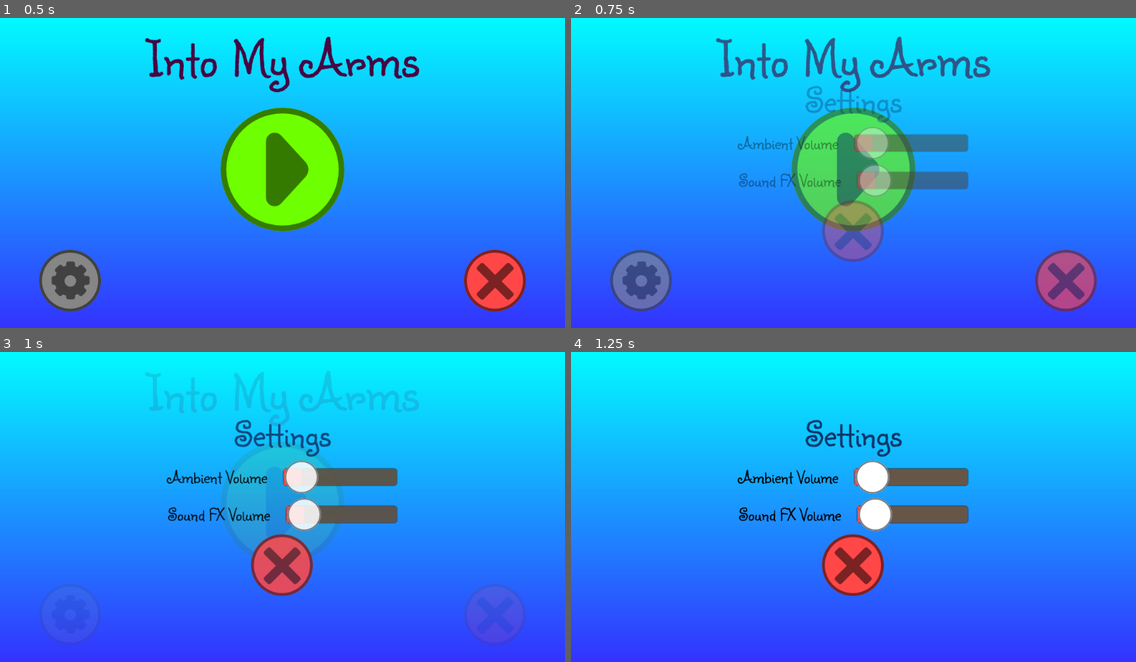
Above: before the commit, frames 1-4 (two rows, left to right).
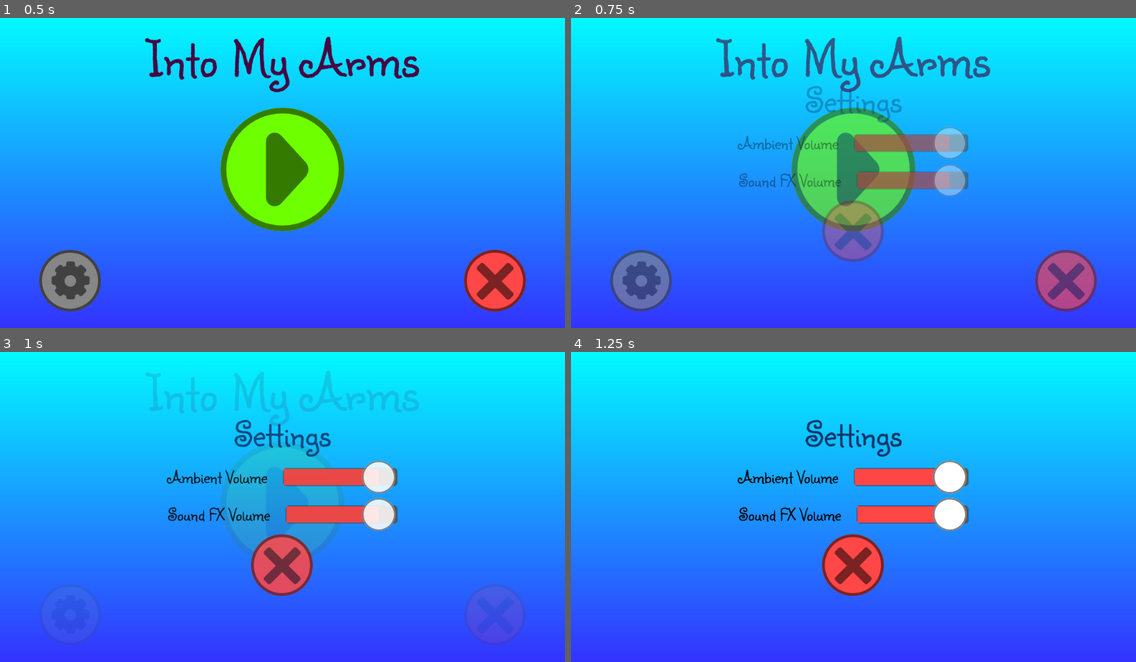
Above: after the commit, the same moments.

Repository: Pandaqi/Into-My-Arms
Game: Godot game, scene res://MainMenu.tscn
The game is run twice, just before and just after one commit, with the same random seed, the same clock (stepped at 60 frames per second) and the same inputs.
Inputs (mouse positions are in pixels of both pictures, inside the frame that each line leads up to):
- Up to frame 1 (0.5 s): no input
- Up to frame 2 (0.75 s): click (638, 281) at 0.5 s
- Up to frame 3 (1 s): no input
- Up to frame 4 (1.25 s): no input

Frame 1 is identical in both runs. In frame 2, 2.8% of the frame differs, in the area x 50-70%, y 35-58%; in frame 3, 2.9%; in frame 4, 2.9%.

Commit message:
Background music, settings saving, two new levels
Created a background track (that's about 12 minutes long, and should loop nicely). Wav is too big to upload to GitHub though, so might have to do something about that.

With that, I could test saving settings such as "ambient sound volume"

I also created two new levels => for that, I needed to add the mechanism "if one player stands on the other, they move together"

With 4 basic levels, I feel it's time to add the first new mechanic: elevators. I need the height difference to make levels finishable, so this mechanic should come before "mirrors".

Diff:
--- /dev/null
+++ b/GlobalBackgroundAudio.tscn
@@ -0,0 +1,8 @@
+[gd_scene load_steps=2 format=2]
+
+[ext_resource path="res://Sound/Mixdown.wav" type="AudioStream" id=1]
+
+[node name="AudioStreamPlayer" type="AudioStreamPlayer"]
+pause_mode = 2
+stream = ExtResource( 1 )
+autoplay = true
--- a/Levels/Level2.tscn
+++ b/Levels/Level2.tscn
@@ -1,32 +1,45 @@
-[gd_scene load_steps=4 format=2]
+[gd_scene load_steps=5 format=2]
 
 [ext_resource path="res://Levels/LevelSkeleton.tscn" type="PackedScene" id=1]
 [ext_resource path="res://Player.tscn" type="PackedScene" id=2]
 [ext_resource path="res://TilesetNew.tres" type="TileSet" id=3]
+[ext_resource path="res://Fonts/BasicFont32.tres" type="DynamicFont" id=4]
 
 [node name="Node2D" index="0" instance=ExtResource( 1 )]
 cur_level = 2
 
 [node name="Level0" parent="." index="2"]
 tile_set = ExtResource( 3 )
+tile_data = PoolIntArray( 65538, 0, 0, 65540, 0, 0, 65541, 0, 0, 131075, 0, 0, 131076, 0, 0, 131077, 0, 0, 196610, 0, 0 )
 
 [node name="Level1" parent="." index="3"]
 tile_set = ExtResource( 3 )
-tile_data = PoolIntArray( 1, 0, 0, 2, 3, 0, 131073, 2, 0, 131075, 1, 0 )
-
-[node name="Player" parent="Level1" index="0" instance=ExtResource( 2 )]
-position = Vector2( 194.283, 129.096 )
+tile_data = PoolIntArray( 1, 0, 0, 3, 0, 0, 65537, 0, 0, 65538, 0, 0, 65539, 0, 0, 131073, 0, 0 )
 
 [node name="Level2" parent="." index="4"]
 tile_set = ExtResource( 3 )
-tile_data = PoolIntArray(  )
-
-[node name="Player2" parent="Level2" index="0" instance=ExtResource( 2 )]
-position = Vector2( 62.8972, 0.219681 )
-PLAYER_NUM = 1
+tile_data = PoolIntArray( -65536, 0, 0, -65534, 0, 0, 65536, 0, 0 )
 
 [node name="Level3" parent="." index="5"]
 tile_set = ExtResource( 3 )
 
+[node name="Player2" parent="Level3" index="0" instance=ExtResource( 2 )]
+position = Vector2( 61.8402, -68.4274 )
+PLAYER_NUM = 1
+
+[node name="Player" parent="Level3" index="1" instance=ExtResource( 2 )]
+position = Vector2( -63.6217, -0.913315 )
+
 [node name="EmptyTilemap" parent="." index="6"]
 tile_set = ExtResource( 3 )
+
+[node name="Instructions-Rule1" type="RichTextLabel" parent="." index="13"]
+margin_left = -415.0
+margin_top = -165.0
+margin_right = -74.0
+margin_bottom = -71.0
+custom_fonts/normal_font = ExtResource( 4 )
+text = "Sometimes, you just need a shoulder to lean on ..."
+__meta__ = {
+"_edit_use_anchors_": false
+}
--- /dev/null
+++ b/Levels/Level3.tscn
@@ -0,0 +1,43 @@
+[gd_scene load_steps=5 format=2]
+
+[ext_resource path="res://Levels/LevelSkeleton.tscn" type="PackedScene" id=1]
+[ext_resource path="res://Player.tscn" type="PackedScene" id=2]
+[ext_resource path="res://Fonts/BasicFont32.tres" type="DynamicFont" id=3]
+[ext_resource path="res://Tilemap.tscn" type="PackedScene" id=4]
+
+[node name="Node2D" index="0" instance=ExtResource( 1 )]
+cur_level = 3
+
+[node name="Level0" parent="." index="2"]
+tile_data = PoolIntArray( -65532, 0, 0, 4, 0, 0, 65539, 0, 0 )
+
+[node name="Level1" parent="." index="3"]
+tile_data = PoolIntArray( -131070, 0, 0, -65534, 0, 0, 2, 0, 0, 131074, 0, 0, 131075, 0, 0, 131076, 0, 0 )
+
+[node name="Level2" parent="." index="4"]
+position = Vector2( 0, 0 )
+tile_data = PoolIntArray( -196608, 0, 0, -196607, 0, 0, -131072, 0, 0, -65536, 0, 0, 0, 0, 0, 1, 0, 0, 2, 0, 0, 65536, 0, 0 )
+
+[node name="Level3" parent="." index="5"]
+tile_data = PoolIntArray( -65535, 0, 0 )
+
+[node name="Player" parent="Level3" index="0" instance=ExtResource( 2 )]
+position = Vector2( -64.9286, -2.62917 )
+
+[node name="Level4" parent="." index="6" instance=ExtResource( 4 )]
+tile_data = PoolIntArray( -131073, 0, 0, -196608, 0, 0, -65537, 0, 0, -131072, 0, 0 )
+
+[node name="Player2" parent="Level4" index="0" instance=ExtResource( 2 )]
+position = Vector2( -66.874, -68.0922 )
+PLAYER_NUM = 1
+
+[node name="Instructions-Rule1" type="RichTextLabel" parent="." index="14"]
+margin_left = 352.0
+margin_top = -175.0
+margin_right = 650.0
+margin_bottom = -39.0
+custom_fonts/normal_font = ExtResource( 3 )
+text = "Stay together or stay apart, what's the solution that lives in your heart?"
+__meta__ = {
+"_edit_use_anchors_": false
+}
--- /dev/null
+++ b/Levels/Level4.tscn
@@ -0,0 +1,32 @@
+[gd_scene load_steps=4 format=2]
+
+[ext_resource path="res://Levels/LevelSkeleton.tscn" type="PackedScene" id=1]
+[ext_resource path="res://Player.tscn" type="PackedScene" id=2]
+[ext_resource path="res://TilesetNew.tres" type="TileSet" id=3]
+
+[node name="Node2D" index="0" instance=ExtResource( 1 )]
+cur_level = 4
+
+[node name="Level0" parent="." index="2"]
+tile_set = ExtResource( 3 )
+
+[node name="Level1" parent="." index="3"]
+tile_set = ExtResource( 3 )
+tile_data = PoolIntArray( 1, 0, 0, 2, 3, 0, 131073, 2, 0, 131075, 1, 0 )
+
+[node name="Player" parent="Level1" index="0" instance=ExtResource( 2 )]
+position = Vector2( 194.283, 129.096 )
+
+[node name="Level2" parent="." index="4"]
+tile_set = ExtResource( 3 )
+tile_data = PoolIntArray(  )
+
+[node name="Player2" parent="Level2" index="0" instance=ExtResource( 2 )]
+position = Vector2( 62.8972, 0.219681 )
+PLAYER_NUM = 1
+
+[node name="Level3" parent="." index="5"]
+tile_set = ExtResource( 3 )
+
+[node name="EmptyTilemap" parent="." index="6"]
+tile_set = ExtResource( 3 )
--- a/Levels/LevelSkeleton.tscn
+++ b/Levels/LevelSkeleton.tscn
@@ -1,12 +1,14 @@
-[gd_scene load_steps=18 format=2]
-
-[ext_resource path="res://TilesetBLUP.tres" type="TileSet" id=1]
+[gd_scene load_steps=21 format=2]
+
+[ext_resource path="res://TilesetNew.tres" type="TileSet" id=1]
 [ext_resource path="res://Textures/game_win_heart.png" type="Texture" id=2]
 [ext_resource path="res://Shaders/BackgroundGradient.shader" type="Shader" id=3]
 [ext_resource path="res://Scripts/Camera.gd" type="Script" id=4]
 [ext_resource path="res://Fonts/BasicFont16.tres" type="DynamicFont" id=5]
 [ext_resource path="res://Scripts/Main.gd" type="Script" id=6]
 [ext_resource path="res://Animations/Heart Cutout.tres" type="Animation" id=7]
+[ext_resource path="res://Textures/light2.png" type="Texture" id=8]
+[ext_resource path="res://Tilemap.tscn" type="PackedScene" id=9]
 [ext_resource path="res://ScaleManager.tscn" type="PackedScene" id=10]
 [ext_resource path="res://Scripts/GUI.gd" type="Script" id=13]
 [ext_resource path="res://Scripts/PlayerViewDrawer.gd" type="Script" id=14]
@@ -25,6 +27,9 @@
 tonemap_mode = 2
 tonemap_exposure = 0.75
 glow_enabled = true
+
+[sub_resource type="Curve" id=5]
+_data = [ Vector2( 0.0418939, 0.0424 ), 0.0, 0.0, 0, 0, Vector2( 0.24658, 0.7728 ), 0.0629896, 0.0629896, 0, 0, Vector2( 1, 0.0424 ), -2.15879, 0.0, 0, 0 ]
 
 [sub_resource type="Shader" id=3]
 code = "shader_type canvas_item;
@@ -87,9 +92,33 @@
 [node name="WorldEnvironment" type="WorldEnvironment" parent="Background"]
 environment = SubResource( 2 )
 
+[node name="BackgroundStars" type="CPUParticles2D" parent="Background"]
+position = Vector2( 244.005, 138.571 )
+amount = 16
+texture = ExtResource( 8 )
+emission_shape = 2
+emission_rect_extents = Vector2( 256, 144 )
+spread = 180.0
+gravity = Vector2( 0, 0 )
+initial_velocity = 25.0
+initial_velocity_random = 0.8
+angular_velocity = 90.0
+angular_velocity_random = 1.0
+angle = 360.0
+angle_random = 1.0
+scale_amount = 0.1
+scale_amount_random = 0.4
+scale_amount_curve = SubResource( 5 )
+color = Color( 1, 1, 1, 0.392157 )
+hue_variation = 1.0
+hue_variation_random = 1.0
+
 [node name="ScaleManager" parent="." instance=ExtResource( 10 )]
 
-[node name="Level0" type="TileMap" parent="." groups=[
+[node name="Level0" parent="." instance=ExtResource( 9 )]
+tile_set = ExtResource( 1 )
+
+[node name="Level1" type="TileMap" parent="." groups=[
 "TileMaps",
 ]]
 mode = 1
@@ -98,18 +127,6 @@
 cell_tile_origin = 1
 cell_y_sort = true
 format = 1
-tile_data = PoolIntArray( 65538, 0, 0, 65539, 0, 0, 65540, 0, 0, 131074, 0, 0, 131075, 0, 0, 131076, 0, 0, 196610, 0, 0, 196611, 0, 0, 196612, 0, 0 )
-
-[node name="Level1" type="TileMap" parent="." groups=[
-"TileMaps",
-]]
-mode = 1
-tile_set = ExtResource( 1 )
-cell_size = Vector2( 128, 64 )
-cell_tile_origin = 1
-cell_y_sort = true
-format = 1
-tile_data = PoolIntArray( 1, 0, 0, 2, 0, 0 )
 
 [node name="Level2" type="TileMap" parent="." groups=[
 "TileMaps",
--- a/MainMenu.tscn
+++ b/MainMenu.tscn
@@ -224,7 +224,7 @@
 "_edit_use_anchors_": false
 }
 
-[node name="HSlider" type="HSlider" parent="Settings/Control/CenterContainer/VBoxContainer/AmbientSound"]
+[node name="AmbientSlider" type="HSlider" parent="Settings/Control/CenterContainer/VBoxContainer/AmbientSound"]
 margin_left = 122.0
 margin_right = 325.0
 margin_bottom = 64.0
@@ -235,6 +235,8 @@
 custom_icons/grabber = ExtResource( 8 )
 custom_styles/slider = SubResource( 2 )
 custom_styles/grabber_area = SubResource( 3 )
+min_value = -36.0
+max_value = 0.0
 __meta__ = {
 "_edit_use_anchors_": false
 }
@@ -259,7 +261,7 @@
 "_edit_use_anchors_": false
 }
 
-[node name="HSlider3" type="HSlider" parent="Settings/Control/CenterContainer/VBoxContainer/SoundFX"]
+[node name="SoundFXSlider" type="HSlider" parent="Settings/Control/CenterContainer/VBoxContainer/SoundFX"]
 margin_left = 125.0
 margin_right = 325.0
 margin_bottom = 64.0
@@ -270,6 +272,8 @@
 custom_icons/grabber = ExtResource( 8 )
 custom_styles/slider = SubResource( 2 )
 custom_styles/grabber_area = SubResource( 3 )
+min_value = -36.0
+max_value = 0.0
 __meta__ = {
 "_edit_use_anchors_": false
 }
@@ -300,5 +304,6 @@
 [connection signal="pressed" from="Play/Control/VBoxContainer/CenterContainer/Play" to="." method="_on_Play_pressed"]
 [connection signal="pressed" from="Play/Control/VBoxContainer/HBoxContainer/CenterContainer/Settings" to="." method="_on_Settings_pressed"]
 [connection signal="pressed" from="Play/Control/VBoxContainer/HBoxContainer/CenterContainer2/Quit" to="." method="_on_Quit_pressed"]
+[connection signal="value_changed" from="Settings/Control/CenterContainer/VBoxContainer/AmbientSound/AmbientSlider" to="." method="_on_AmbientSlider_value_changed"]
 [connection signal="pressed" from="Settings/Control/CenterContainer/VBoxContainer/CenterContainer/CloseSettings" to="." method="_on_CloseSettings_pressed"]
 [connection signal="tween_completed" from="Tween" to="." method="_on_Tween_tween_completed"]
--- a/Scripts/GUI.gd
+++ b/Scripts/GUI.gd
@@ -3,6 +3,10 @@
 onready var players = get_tree().get_nodes_in_group("Players")
 
 func _ready():
+	# if players are in the wrong order, switch them around
+	if players[0].PLAYER_NUM == 1:
+		players.invert()
+
 	###
 	# Here we turn certain tutorial/interface parts on/off
 	# based on the PLATFORM/OS on which the game is running
--- a/Scripts/MainMenu.gd
+++ b/Scripts/MainMenu.gd
@@ -3,7 +3,26 @@
 onready var tw = $Tween
 onready var cur_active_screen = $Play
 
+var config_file_path = "user://config.cfg"
+
 func _ready():
+	# LINK: Very good post on Godot ConfigFiles
+	#		https://godotengine.org/qa/315/saving-loading-files-there-any-build-file-parsing-can-use-how
+
+	# Load ConfigFile
+	var configFile= ConfigFile.new()
+	configFile.load(config_file_path)
+
+	# set sliders (ambient sound and sound fx)
+	var ambient_slider_val = configFile.get_value("Settings", "AmbientSlider")
+	var ambient_slider_node = $Settings/Control/CenterContainer/VBoxContainer/AmbientSound/AmbientSlider
+
+	if ambient_slider_val != null:
+		ambient_slider_node.set_value(ambient_slider_val)
+
+		# actually set audio levels based on slider
+		GlobalBackgroundAudio.volume_db = ambient_slider_val
+
 	# check if save file exists
 	# => if so, get current level from it
 	# => if not, create it
@@ -45,3 +64,16 @@
 func _on_Tween_tween_completed(object, key):
 	if key == ":modulate" and object.get_parent() != cur_active_screen:
 		object.set_visible(false)
+
+func _on_AmbientSlider_value_changed(value):
+	# get configuration file
+	var configFile = ConfigFile.new()
+
+	# Add values to file
+	configFile.set_value("Settings","AmbientSlider", value)
+
+	# actually set audio levels based on slider
+	GlobalBackgroundAudio.volume_db = value
+
+	# Save file
+	configFile.save(config_file_path)
--- a/Scripts/PauseScreen.gd
+++ b/Scripts/PauseScreen.gd
@@ -185,6 +185,9 @@
 	get_tree().reload_current_scene()
 
 func _on_Menu_pressed():
+	# (for if the player decides to play again, from the main menu)
+	Global.set_retry(false)
+
 	get_tree().paused = false
 	get_tree().change_scene("res://MainMenu.tscn")
 
--- a/Scripts/Player.gd
+++ b/Scripts/Player.gd
@@ -171,16 +171,23 @@
 
 	previous_blocking_objects.clear()
 
-	# an object can only block player view if it's at these positions (always  at CUR_HEIGHT+1
-	var block_positions = [Vector2(0,-1), Vector2(-1,0), Vector2(0,0)]
+	# an object can only block player view if it's at these positions (left, right, front, above)
+	# we just check two heights above us => most levels won't be higher than that
+	var block_positions = [Vector3(0,-1,1), Vector3(-1,0,1), Vector3(-1,-1,1), Vector3(0,0,1),
+						   Vector3(0,-1,2), Vector3(-1,0,2), Vector3(-1,-1,2), Vector3(0,0,2)]
+
 	for pos in block_positions:
-		var cell = TILEMAP_POS + Vector3(pos.x, pos.y, 1)
+		var cell = v3_to_index(TILEMAP_POS + pos)
 
 		# if this object exists ...
-		if GRID.has(v3_to_index(cell)):
-			var cur_obj = GRID[v3_to_index(cell)]
-
-			# hide it, and remember we hid it
+		if GRID.has(cell):
+			var cur_obj = GRID[cell]
+
+			# if it's a player, don't do anything
+			if cur_obj.CELL_TYPE < 0:
+				continue
+
+			# otherwise, hide it, and remember we hid it
 			cur_obj.modulate.a = 0.5
 			previous_blocking_objects.append(cur_obj)
 
@@ -381,18 +388,15 @@
 	elif FORWARD_DIR == 3:
 		return Vector3(0,-1,0)
 
-func move_forward(forward):
-	if is_moving or is_rotating:
-		return
-
+func move(move_vec, being_dragged = false):
 	# find the right vector that corresponds with the direction we're facing
-	var temp_dir = get_dir_vector()
-	var temp_pos = TILEMAP_POS + temp_dir*forward
-
-	if forward < 0:
-		last_move_backward = true
-	else:
+	var temp_pos = TILEMAP_POS + move_vec
+
+	# if we're being dragged by another
+	# override win conditions
+	if being_dragged:
 		last_move_backward = false
+		fall_counter = 0.0
 
 	###
 	# CHECK IF WE'RE ALLOWED TO MOVE
@@ -410,6 +414,15 @@
 	# ACTUALLY MOVE
 	###
 
+	# check if the other player is standing on top of us
+	# => if so, drag them with us!
+	var ind_above = v3_to_index(TILEMAP_POS + Vector3(-1, -1, 1))
+	if GRID.has(ind_above):
+		var other_player = (PLAYER_NUM + 1) % 2
+		var val = GRID[ind_above]
+		if val.CELL_TYPE == -(other_player+1):
+			val.move(move_vec, true)
+
 	#TILEMAP_POS = temp_pos
 
 	update_position_in_grid(temp_pos, TILEMAP_POS)
@@ -433,6 +446,18 @@
 
 	# start the tween
 	tween.start()
+
+func move_forward(forward):
+	if is_moving or is_rotating:
+		return
+
+	if forward < 0:
+		last_move_backward = true
+	else:
+		last_move_backward = false
+
+	move( get_dir_vector()*forward )
+
 
 func _on_Tween_tween_completed(object, key):
 	# if this was a position tween ... (aka movement)
--- a/Scripts/PlayerViewDrawer.gd
+++ b/Scripts/PlayerViewDrawer.gd
@@ -13,11 +13,8 @@
 		# convert pseudo-3D vectors to 2D positions on screen
 		for i in range(sight_path.size()):
 			var p = sight_path[i]
-			var screen_pos = Vector2(
-							(p.x - p.y)*64,
-							(p.x + p.y)*32 - p.z*64
-							)
-			var screen_offset = Vector2(0, 32+64)
+			var screen_pos = Vector2((p.x - p.y)*64, (p.x + p.y)*32)
+			var screen_offset = Vector2(0, 32)
 
 			sight_path[i] = screen_pos + screen_offset
 
--- a/Scripts/ScaleManager.gd
+++ b/Scripts/ScaleManager.gd
@@ -105,3 +105,9 @@
 		if mobile_controls_1 != null and mobile_controls_2 != null:
 			mobile_controls_1.set_position(Vector2(0, new_size.y))
 			mobile_controls_2.set_position(Vector2(new_size.x, new_size.y))
+
+	# Update background stars
+	if in_level:
+		var particle_node = get_node("/root/Node2D/Background/BackgroundStars")
+		particle_node.emission_rect_extents = new_size
+		particle_node.amount = 16 * scale_level
--- a/Shaders/BackgroundGradient.shader
+++ b/Shaders/BackgroundGradient.shader
@@ -3,8 +3,16 @@
 uniform vec3 grad_bottom = vec3(0.2, 0.2, 1.0);
 uniform vec3 grad_top = vec3(0.0, 1.0, 1.0);
 
+float rand(vec2 co) {
+    return fract(sin(dot(co.xy ,vec2(12.9898,78.233))) * 43758.5453);
+}
+
 void fragment() {
 	float t = UV.y;
 
 	COLOR = vec4(grad_bottom * t + grad_top * (1.0 - t), 1.0);
+
+//	if(rand(vec2(UV.x + TIME, UV.y + TIME)) < 0.0001) {
+//		COLOR = COLOR + vec4(0.3, 0.3, 0.3, 0.0)
+//	}
 }
--- /dev/null
+++ b/Tilemap.tscn
@@ -0,0 +1,14 @@
+[gd_scene load_steps=2 format=2]
+
+[ext_resource path="res://TilesetNew.tres" type="TileSet" id=1]
+
+[node name="Level0" type="TileMap" groups=[
+"TileMaps",
+]]
+mode = 1
+tile_set = ExtResource( 1 )
+cell_size = Vector2( 128, 64 )
+cell_tile_origin = 1
+cell_y_sort = true
+format = 1
+tile_data = PoolIntArray( 65538, 0, 0, 65539, 0, 0, 65540, 0, 0, 131074, 0, 0, 131075, 0, 0, 131076, 0, 0, 196610, 0, 0, 196611, 0, 0, 196612, 0, 0 )
--- a/project.godot
+++ b/project.godot
@@ -22,6 +22,7 @@
 [autoload]
 
 Global="*res://Scripts/Global.gd"
+GlobalBackgroundAudio="*res://GlobalBackgroundAudio.tscn"
 
 [display]
 
Not shown, added: Sound/Mixdown.wav.import
